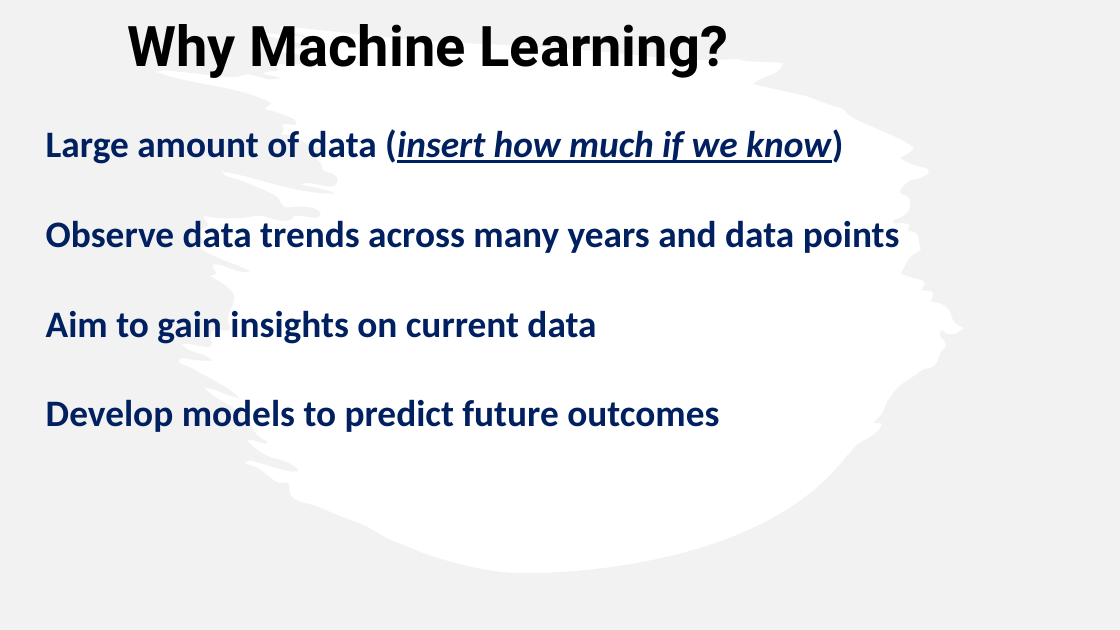
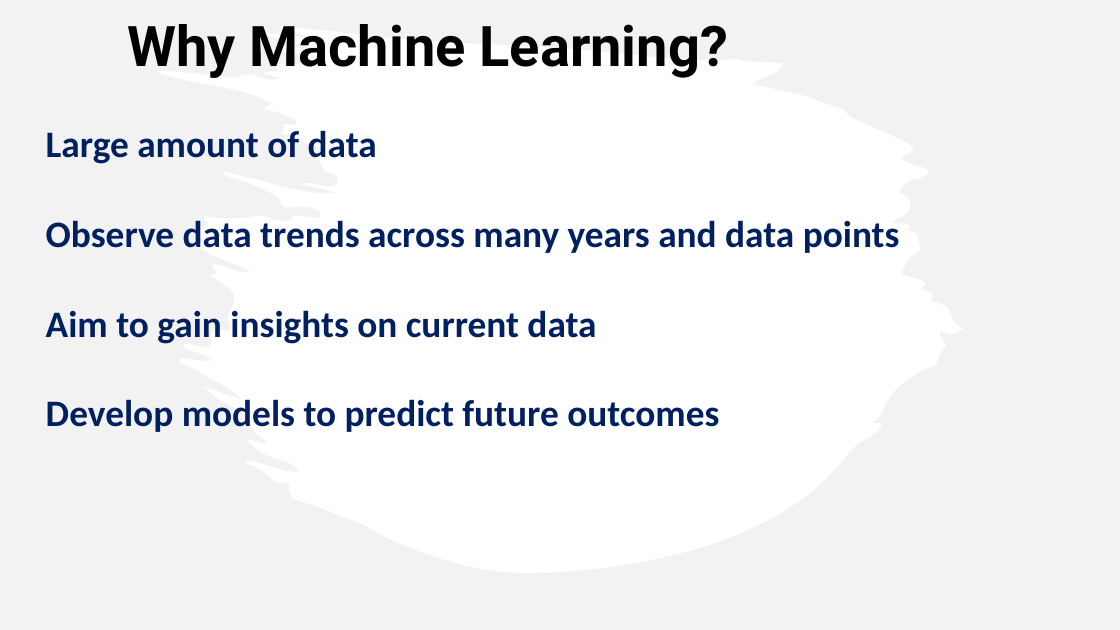
Before and after one commit to caitbeatty/nba_machine_learning, a slide deck: slide 4 of NBAPresentation.pptx. Drawn at 1120x630 pixels with LibreOffice and Linux fonts; fonts in the diff are those of the drawing. Boxes give left, top, right and bottom in pixels: in the first picture for what was removed or moved away, otherwise in the second. Text is boxed around its words. In the diff, an @@ line names an element or a change of style, - is before the commit and + after.

```diff
--- a/NBAPresentation.pptx
+++ b/NBAPresentation.pptx
@@ text at (x1=46, y1=130, x2=377, y2=164): text changed; italic off @@
-Large amount of data (insert how much if we know)
+Large amount of data
```
Also in this commit, not shown: 1 other slide changed, 4 slides added.
